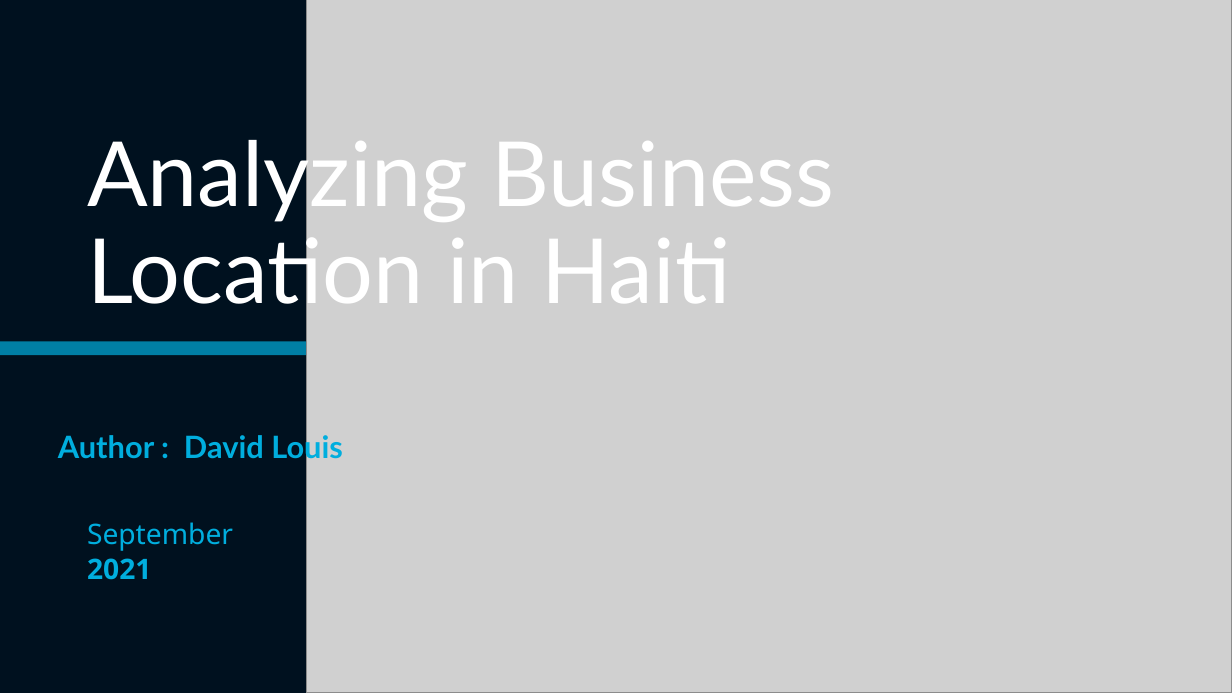
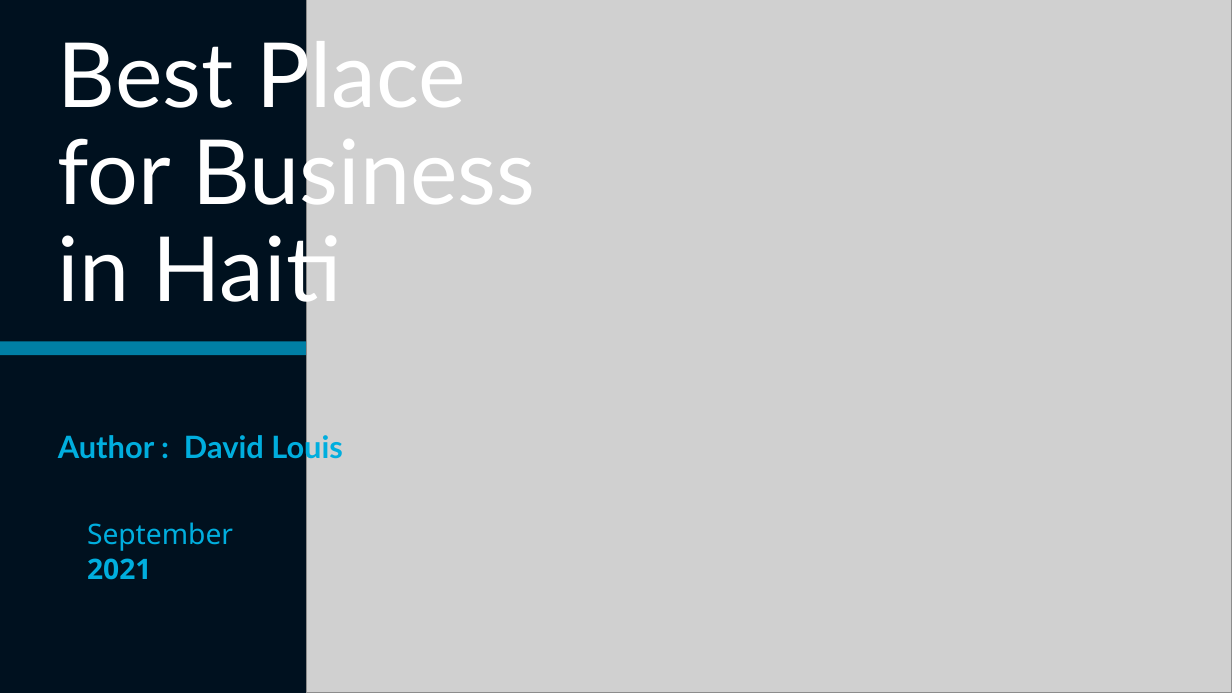
Before and after one commit to Ldave01/Best_Place_For_Business, a slide deck: slide 1 of Analyzing Business Location in Haiti.pptx. Drawn at 1232x693 pixels with LibreOffice and Linux fonts; fonts in the diff are those of the drawing; grey boxes stand for pictures. Boxes give left, top, right and bottom in pixels: in the first picture for what was removed or moved away, otherwise in the second. Text is boxed around its words. In the diff, an @@ line names an element or a change of style, - is before the commit and + after.

Commit message:
update

```diff
--- a/Analyzing Business Location in Haiti.pptx
+++ b/Analyzing Business Location in Haiti.pptx
@@ title at (x1=58, y1=29, x2=536, y2=318): text changed @@
-Analyzing Business Location in Haiti
+Best Place
+for Business
+in Haiti
```
Also in this commit, not shown: 2 slides removed.
